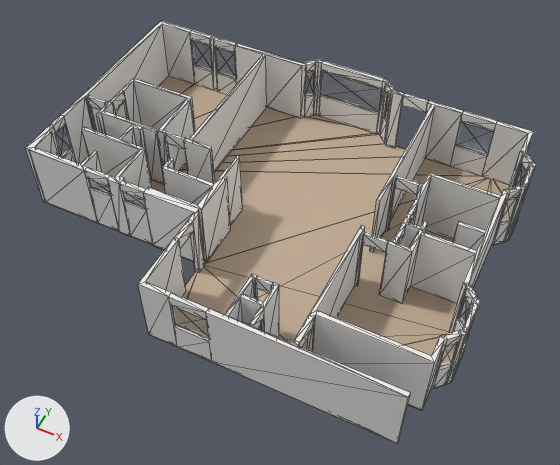
Two versions of the glTF model house.glb, one commit apart.
Camera for both pictures: a 50 mm camera at (15.91, -10.17, 19.53) aimed at (8.25, 5.16, 0.37). The axes (+X, +Y, +Z) are drawn at lower left. The lights are the same throughout. The picture after the commit comes second. Mesh edges are drawn as thin lines. Where no turn or scale is listed for an object, it has been applied to the vertices.

Names of what the first picture shows: 'FP Floor', 'FP Glass', 'FP Walls'.
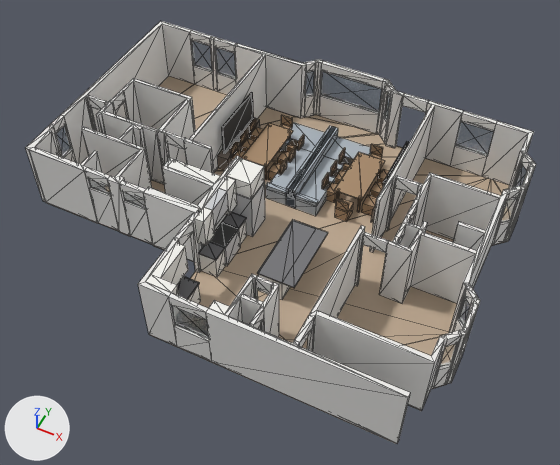
Edits to the bpy script that builds the scene:
```text
Add ob_b_tv:
    ob_b_tv = bpy.data.objects.new('B tv', me_b_tv)  # a box spanning x 10.79..10.99, y 8.23..8.74, z 0.61..0.69; a box spanning x 10.86..10.92, y 7.4..9.58, z 0.69..1.9; in mat_fp_tv (black #272727)
    ob_b_tv.location = (0.0, 0.0, 0.0)
Add ob_b_table:
    ob_b_table = bpy.data.objects.new('B table', me_b_table)  # a box spanning x 5.59..6.6, y 7.42..9.56, z 0.72..0.76; a box spanning x 5.66..5.74, y 7.5..7.57, z 0.0..0.72; a box spanning x 5.66..5.74, y 9.4..9.48, z 0.0..0.72; a box spanning x 6.45..6.53, y 7.5..7.57, z 0.0..0.72; a box spanning x 6.45..6.53, y 9.4..9.48, z 0.0..0.72; in mat_fp_wood (brown #aa8b6c)
    ob_b_table.location = (0.0, 0.0, 0.0)
Add ob_b_sofa:
    ob_b_sofa = bpy.data.objects.new('B sofa', me_b_sofa)  # 26 vertices, 48 faces; spans x 7.72..9.52, y 6.68..10.29, z 0.0..0.86; in mat_fp_sofa (light grey #adb6bf)
    ob_b_sofa.location = (0.0, 0.0, 0.0)
Add ob_b_console:
    ob_b_console = bpy.data.objects.new('B console', me_b_console)  # a box spanning x 10.66..11.12, y 7.27..9.71, z 0.0..0.61; in mat_fp_console (brown #81766c)
    ob_b_console.location = (0.0, 0.0, 0.0)
Add ob_b_chair:
    ob_b_chair = bpy.data.objects.new('B chair', me_b_chair)  # 112 vertices, 192 faces; spans x 5.08..7.11, y 6.91..10.06, z 0.0..0.86; in mat_fp_wood (brown #aa8b6c)
    ob_b_chair.location = (0.0, 0.0, 0.0)
Add ob_a_tv:
    ob_a_tv = bpy.data.objects.new('A tv', me_a_tv)  # a box spanning x 4.8..5.0, y 8.23..8.74, z 0.61..0.69; a box spanning x 4.87..4.93, y 7.4..9.58, z 0.69..1.9; in mat_fp_tv (black #272727)
    ob_a_tv.location = (0.0, 0.0, 0.0)
Add ob_a_table:
    ob_a_table = bpy.data.objects.new('A table', me_a_table)  # a box spanning x 9.19..10.2, y 7.42..9.56, z 0.72..0.76; a box spanning x 10.05..10.13, y 7.5..7.57, z 0.0..0.72; a box spanning x 10.05..10.13, y 9.4..9.48, z 0.0..0.72; a box spanning x 9.26..9.34, y 7.5..7.57, z 0.0..0.72; a box spanning x 9.26..9.34, y 9.4..9.48, z 0.0..0.72; in mat_fp_wood (brown #aa8b6c)
    ob_a_table.location = (0.0, 0.0, 0.0)
Add ob_a_sofa:
    ob_a_sofa = bpy.data.objects.new('A sofa', me_a_sofa)  # 26 vertices, 48 faces; spans x 6.27..8.07, y 6.68..10.29, z 0.0..0.86; in mat_fp_sofa (light grey #adb6bf)
    ob_a_sofa.location = (0.0, 0.0, 0.0)
Add ob_a_console:
    ob_a_console = bpy.data.objects.new('A console', me_a_console)  # a box spanning x 4.67..5.13, y 7.27..9.71, z 0.0..0.61; in mat_fp_console (brown #81766c)
    ob_a_console.location = (0.0, 0.0, 0.0)
Add ob_a_chair:
    ob_a_chair = bpy.data.objects.new('A chair', me_a_chair)  # 112 vertices, 192 faces; spans x 8.68..10.71, y 6.91..10.06, z 0.0..0.86; in mat_fp_wood (brown #aa8b6c)
    ob_a_chair.location = (0.0, 0.0, 0.0)
Add ob_fp_sink___cooktop:
    ob_fp_sink___cooktop = bpy.data.objects.new('FP Sink & Cooktop', me_fp_sink___cooktop)  # 16 vertices, 24 faces; spans x 6.57..8.32, y 0.28..4.27, z 0.91..0.92; in mat_fp_dark (dark grey #3f3f3f)
    ob_fp_sink___cooktop.location = (0.0, 0.0, 0.0)
Add ob_fp_countertops:
    ob_fp_countertops = bpy.data.objects.new('FP Countertops', me_fp_countertops)  # 38 vertices, 60 faces; spans x 6.56..9.85, y 0.15..5.42, z 0.88..0.91; in mat_fp_countertop (grey #767679)
    ob_fp_countertops.location = (0.0, 0.0, 0.0)
Add ob_fp_cabinets:
    ob_fp_cabinets = bpy.data.objects.new('FP Cabinets', me_fp_cabinets)  # 92 vertices, 144 faces; spans x 4.62..9.43, y 0.15..5.79, z 0.0..2.47; in mat_fp_cabinet (white #f7f6f1)
    ob_fp_cabinets.location = (0.0, 0.0, 0.0)
Add ob_fp_appliances:
    ob_fp_appliances = bpy.data.objects.new('FP Appliances', me_fp_appliances)  # 32 vertices, 48 faces; spans x 6.51..8.6, y 2.98..5.79, z 0.0..2.47; in mat_fp_stainless (light grey #ced0d3)
    ob_fp_appliances.location = (0.0, 0.0, 0.0)
```

Pixel boxes [x1, y1, x2, y2] of what changed, in the pictures (560 x 465 px):
'FP Cabinets', added
    after: [146, 158, 290, 315]
'FP Countertops', added
    after: [177, 212, 328, 299]
'B sofa', added
    after: [286, 126, 371, 216]
'A sofa', added
    after: [266, 123, 338, 208]
'FP Appliances', added
    after: [204, 182, 265, 266]
'A chair', added (brown)
    after: [322, 144, 389, 222]
'A table', added (brown)
    after: [334, 152, 385, 212]
'B table', added (brown)
    after: [241, 123, 293, 180]
'B chair', added (brown)
    after: [230, 115, 305, 181]
'A tv', added (black)
    after: [222, 92, 254, 154]
'FP Sink & Cooktop', added
    after: [210, 222, 239, 247]
'A console', added
    after: [217, 118, 260, 170]
'B tv', added (mostly hidden)
    after: [382, 141, 409, 189]
'B console', added (mostly hidden)
    after: [371, 205, 376, 223]
